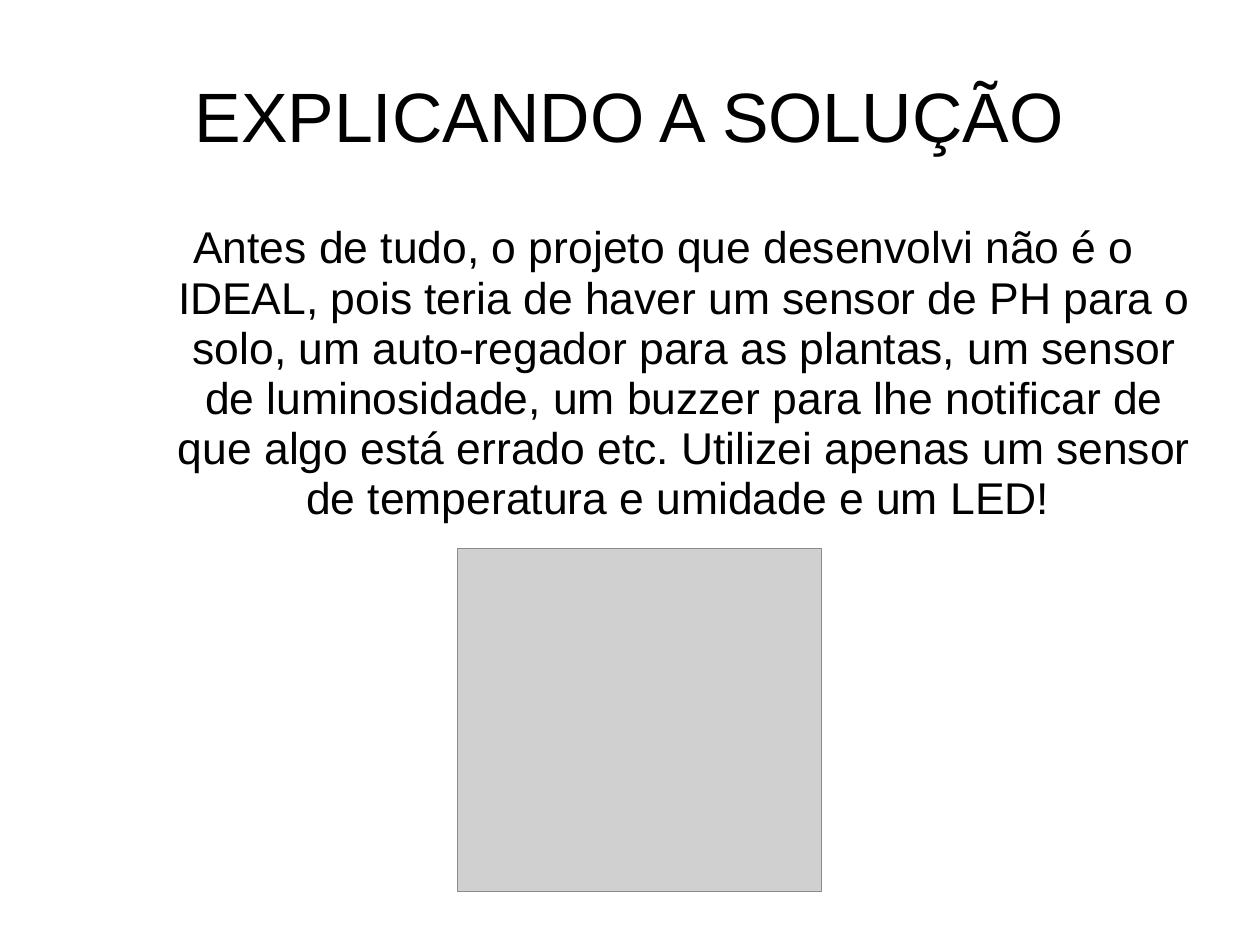
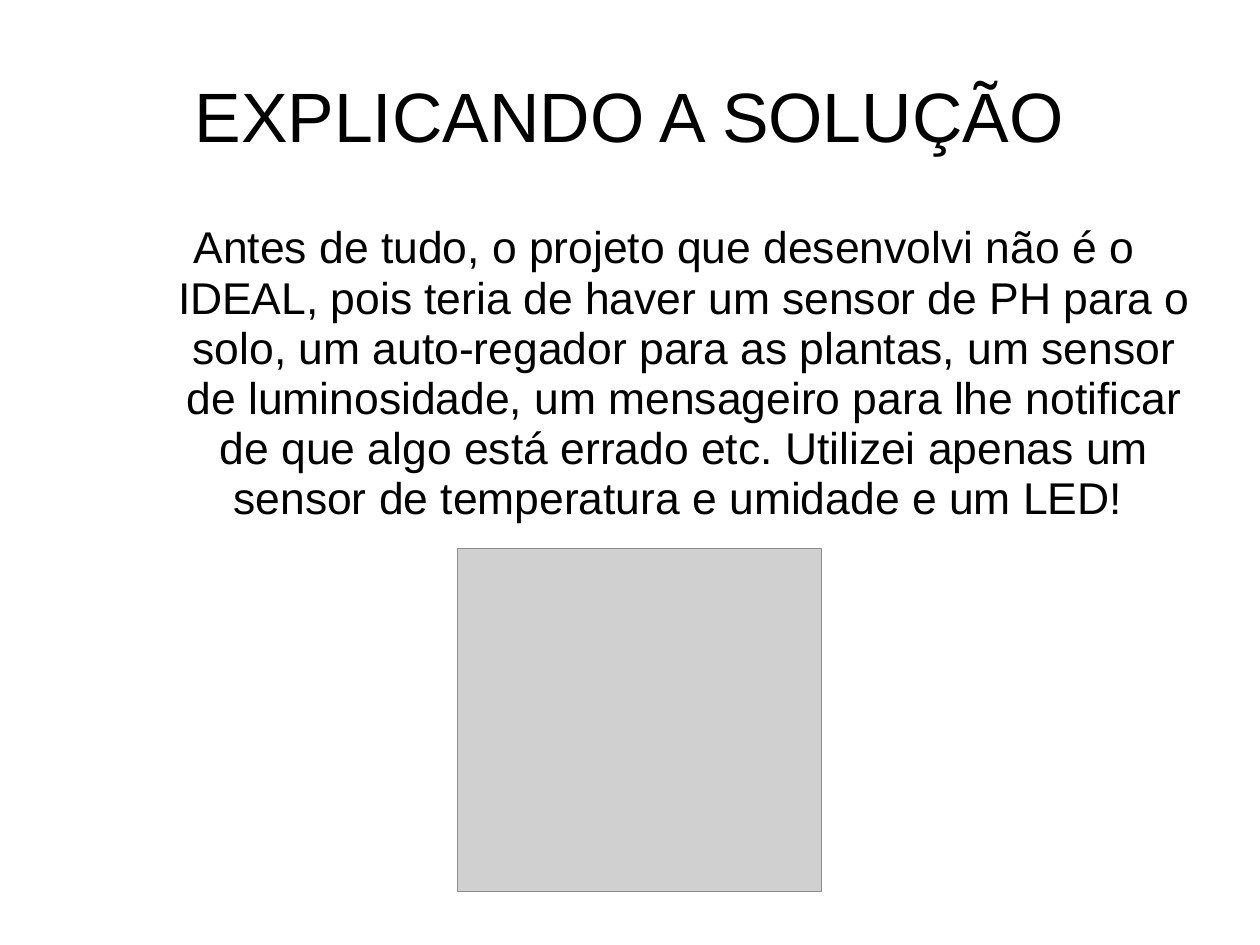
Before and after one commit to dusiromulo/MiniProjetoArduino, a slide deck: slide 5 of Apresentacao projeto.ppt. Drawn at 1260x945 pixels with LibreOffice and Linux fonts; fonts in the diff are those of the drawing; grey boxes stand for pictures. Boxes give left, top, right and bottom in pixels: in the first picture for what was removed or moved away, otherwise in the second. Text is boxed around its words. In the diff, an @@ line names an element or a change of style, - is before the commit and + after.

```diff
--- a/Apresentacao projeto.ppt
+++ b/Apresentacao projeto.ppt
@@ text at (178,230,1190,523): text changed @@
-  Antes de tudo, o projeto que desenvolvi não é o IDEAL, pois teria de haver um sensor de PH para o solo, um auto-regador para as plantas, um sensor de luminosidade, um buzzer para lhe notificar de que algo está errado etc. Utilizei apenas um sensor de temperatura e umidade e um LED!
+  Antes de tudo, o projeto que desenvolvi não é o IDEAL, pois teria de haver um sensor de PH para o solo, um auto-regador para as plantas, um sensor de luminosidade, um mensageiro para lhe notificar de que algo está errado etc. Utilizei apenas um sensor de temperatura e umidade e um LED!
```
Also in this commit, not shown: 1 other slide changed, 1 other file.
